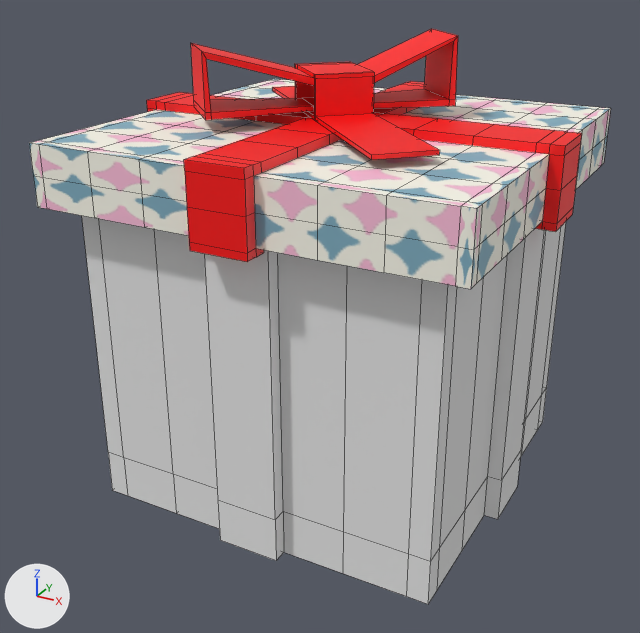
Before and after pictures for a commit that changed the Blender file resource/Materials/Model/edited_models_with_new_1024_texture/gift.blend.
The view is the same before and after, from a 50 mm camera at (0.644, -1.253, 0.897) aimed at (-0.019, -0.049, 0.295). The axes (+X, +Y, +Z) are drawn at lower left. The lights are the same throughout. Mesh edges are drawn as thin lines.

Names of what the first picture shows: 'box', 'door'.
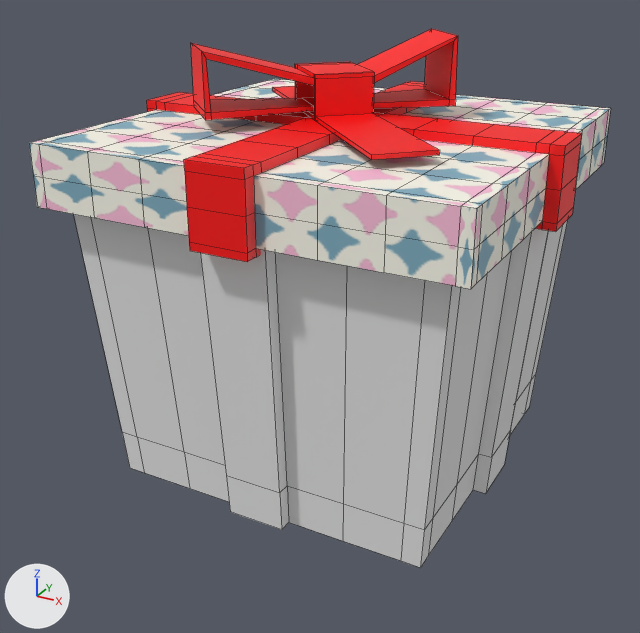
The newer file is also rescaled (x1.069), turned or shifted as a whole; pictures and numbers use the older file's frame.

Where the change shows, as pixel boxes [x1, y1, x2, y2] in the pictures (640 x 633 px):
'box', reshaped (9% shorter)
    before: [82, 216, 566, 604]
    after: [74, 214, 568, 568]

The change, as a list of edits to the scene's bpy script:
```text
Change me_box:
    used by ob_box; location = (0.0, 0.0, 0.002); scale = (0.469, 0.469, 0.384)
    remove me_box.from_pydata(...)  # 200 vertices, 198 faces; spans x -0.678..0.678, y -0.678..0.678, z 0.0..1.4
    add me_box.from_pydata(...)  # 200 vertices, 198 faces; spans x -0.703..0.703, y -0.703..0.703, z 0.103..1.412
    me_box part 1: 200 of 200 vertices moved; they spanned x -0.678..0.678, y -0.678..0.678, z 0.0..1.4 and now span x -0.703..0.703, y -0.703..0.703, z 0.103..1.412; mean shift (0.0, 0.0, 0.073); largest move (-0.628, -0.628, 0.0) -> (-0.577, -0.577, 0.103)
```
